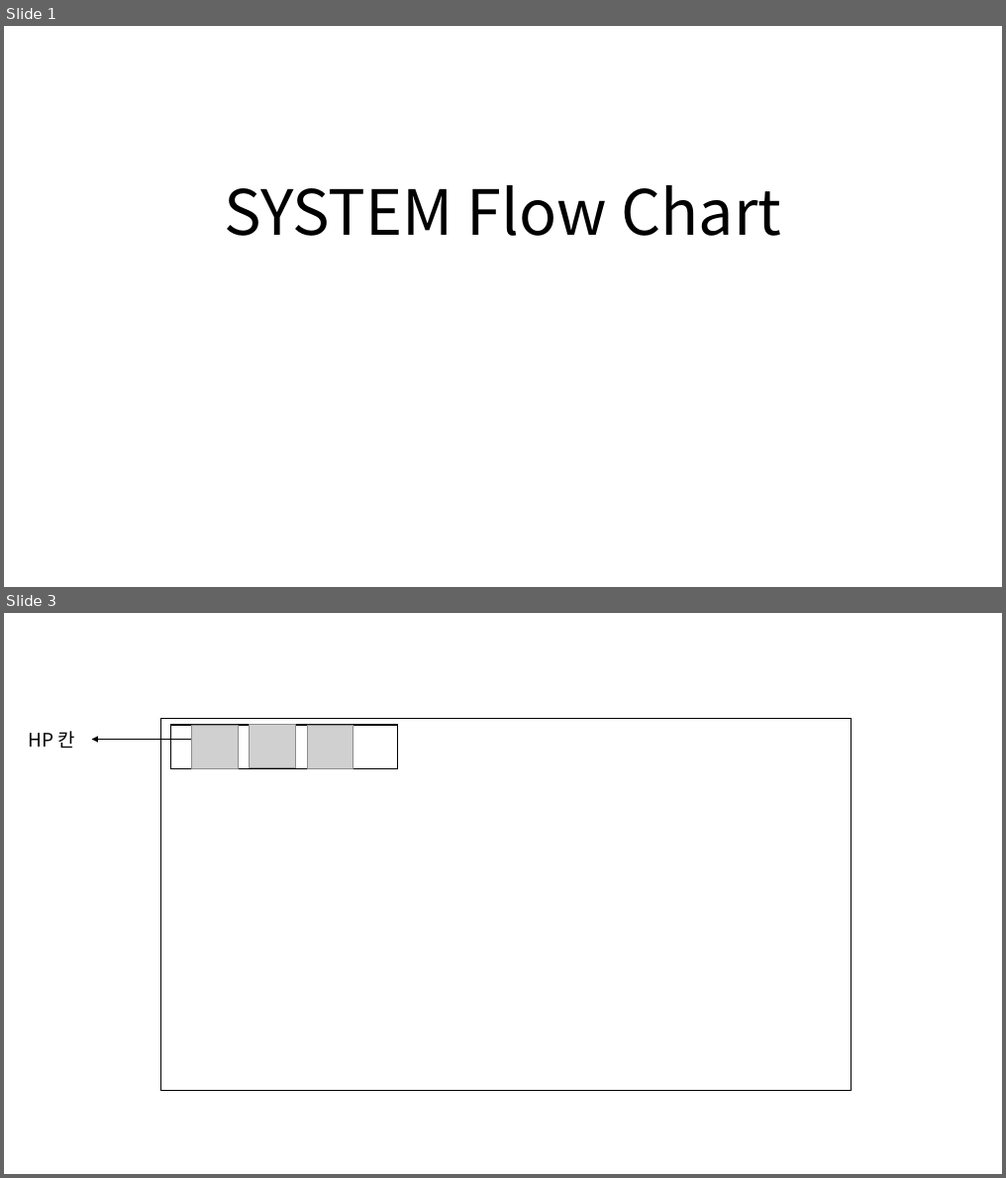
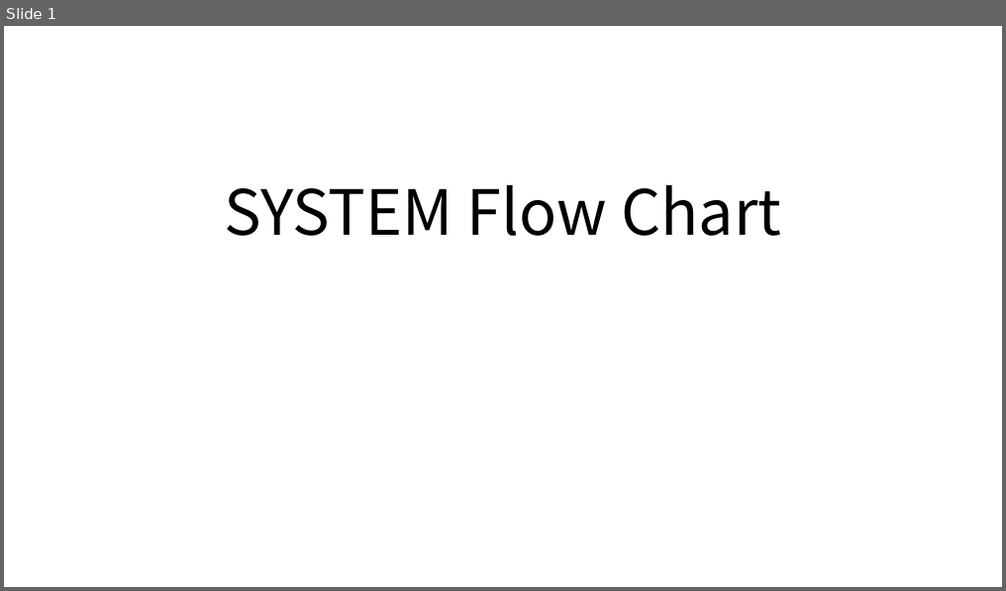
Before and after one commit to SBS-Academy-Team-Cube/Trip_of_Memories, a slide deck: Documents/Trip of memories SYSTEM Flow Chart.pptx. Shown one above the other, each under a label of ours: slides 1 and 3 before the commit, slide 1 after it; the slides between them are not shown. The pictures are 1006x1178 and 1006x591 pixels, drawn with LibreOffice and Linux fonts; fonts in the diff are those of the drawing; grey boxes stand for pictures. Boxes give left, top, right and bottom in pixels: in the first picture for what was removed or moved away, otherwise in the second. Text is boxed around its words. In the diff, an @@ line names an element or a change of style, - is before the commit and + after.

```diff
--- a/Documents/Trip of memories SYSTEM Flow Chart.pptx
+++ b/Documents/Trip of memories SYSTEM Flow Chart.pptx
@@ slide 3 removed at (x1=4, y1=613, x2=1002, y2=1174), background #FFFFFF @@
@@ text removed at (x1=29, y1=731, x2=75, y2=748) @@
-HP 칸
@@ rectangle removed at (x1=160, y1=718, x2=850, y2=1090) @@
@@ rectangle removed at (x1=171, y1=725, x2=398, y2=768) @@
@@ picture removed at (x1=192, y1=725, x2=239, y2=768) @@
@@ picture removed at (x1=250, y1=725, x2=296, y2=768) @@
@@ picture removed at (x1=307, y1=725, x2=353, y2=768) @@
@@ arrow removed from (192, 740) to (91, 740) @@
```
Also in this commit, not shown: 1 slide changed, 4 slides added.
